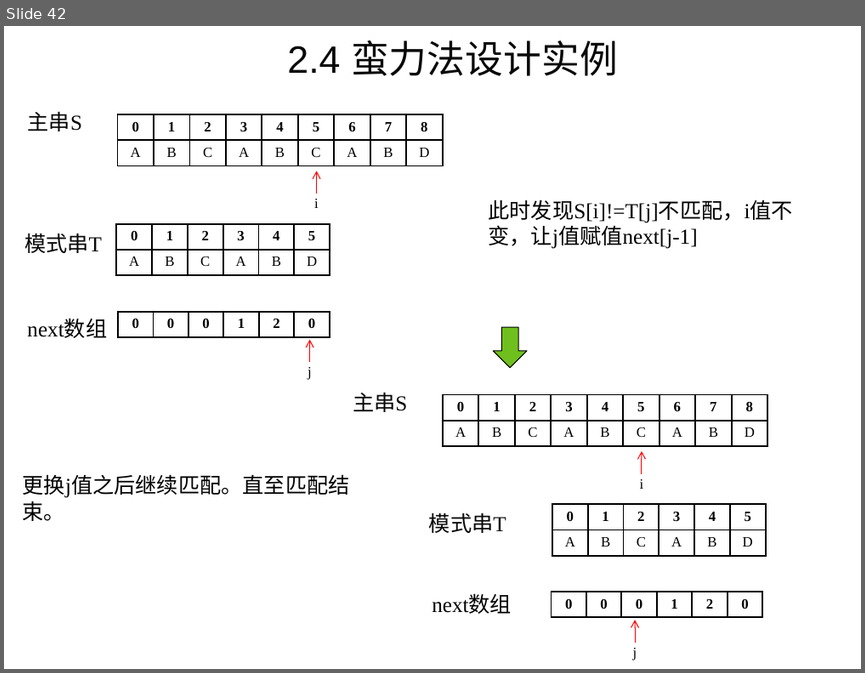
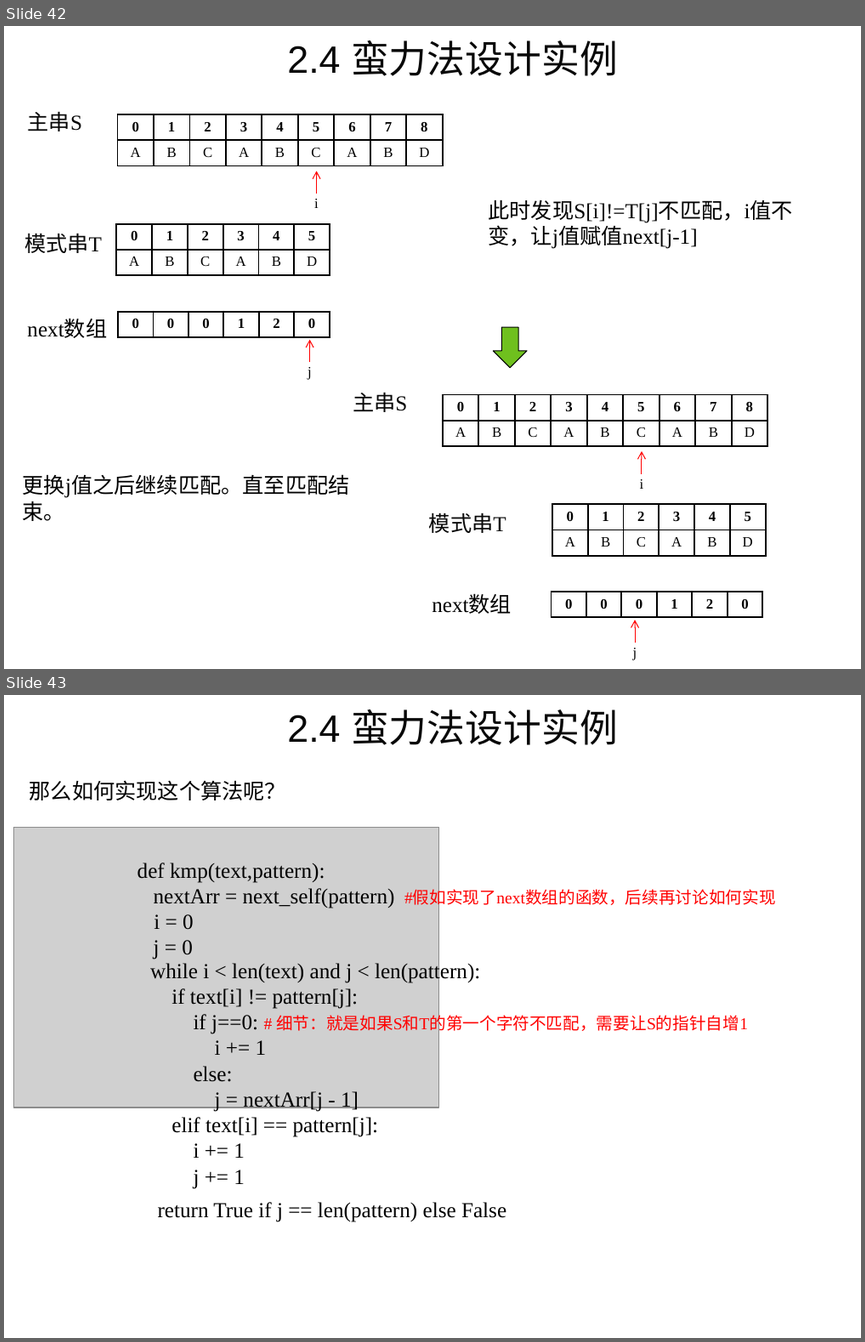
Before and after one commit to liutongling/DP, a slide deck: file/第2章 蛮力法.pptx. Shown one above the other, each under a label of ours: slide 42 before the commit, slides 42 and 43 after it. The pictures are 865x673 and 865x1342 pixels, drawn with LibreOffice and Linux fonts; fonts in the diff are those of the drawing; grey boxes stand for pictures; background and template pictures are left out. Boxes give left, top, right and bottom in pixels: in the first picture for what was removed or moved away, otherwise in the second. Text is boxed around its words. In the diff, an @@ line names an element or a change of style, - is before the commit and + after.

Commit message:
修改第二章蛮力算法

```diff
--- a/file/第2章 蛮力法.pptx
+++ b/file/第2章 蛮力法.pptx
@@ slide 43 added at [4,695,861,1338], background #FFFFFF @@
@@ text added at [287,709,618,745], 32 pt, text #080808 @@
+2.4 蛮力法设计实例
@@ text added at [30,780,286,800], 18 pt, text #000000 @@
+那么如何实现这个算法呢？
@@ picture added at [14,828,438,1108] @@
@@ text added at [137,862,775,959], 18 pt, text #000000 @@
+def kmp(text,pattern):
+nextArr = next_self(pattern) #假如实现了next数组的函数，后续再讨论如何实现
+i = 0
+j = 0
@@ text added at [150,961,748,1189], 18 pt, text #000000 @@
+while i < len(text) and j < len(pattern):
+if text[i] != pattern[j]:
+if j==0: # 细节：就是如果S和T的第一个字符不匹配，需要让S的指针自增1
+i += 1
+else:
+j = nextArr[j - 1]
+elif text[i] == pattern[j]:
+i += 1
+j += 1
@@ text added at [158,1202,506,1222], 18 pt, text #000000 @@
+return True if j == len(pattern) else False
```
Also in this commit, not shown: 3 other slides added, 1 other file.
